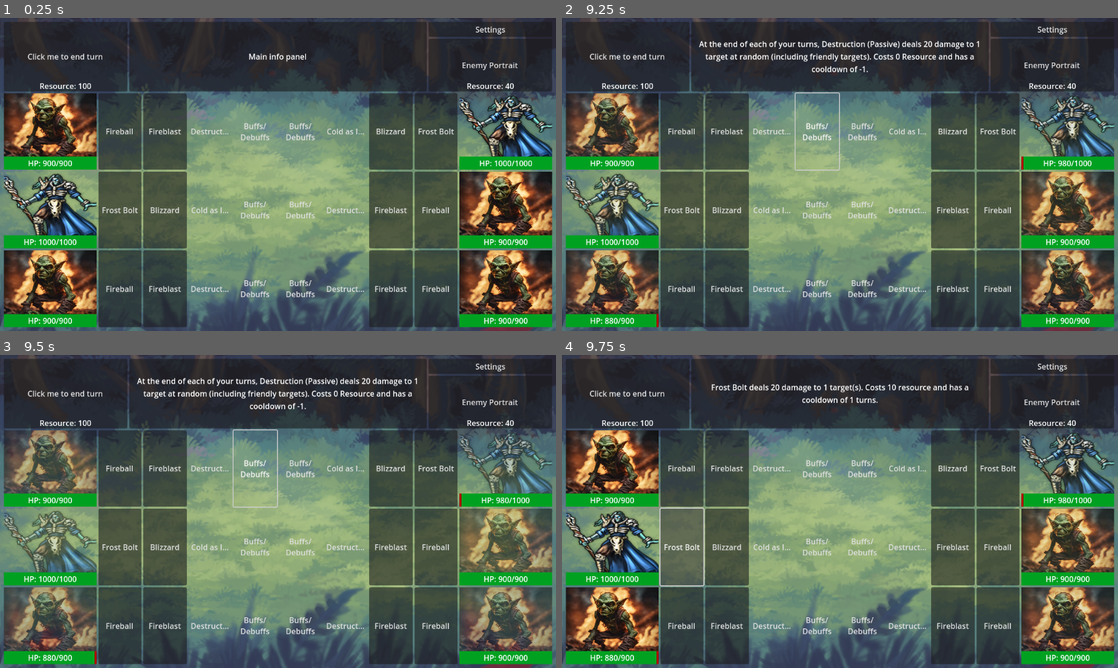
Above: before the commit, frames 1-4 (two rows, left to right).
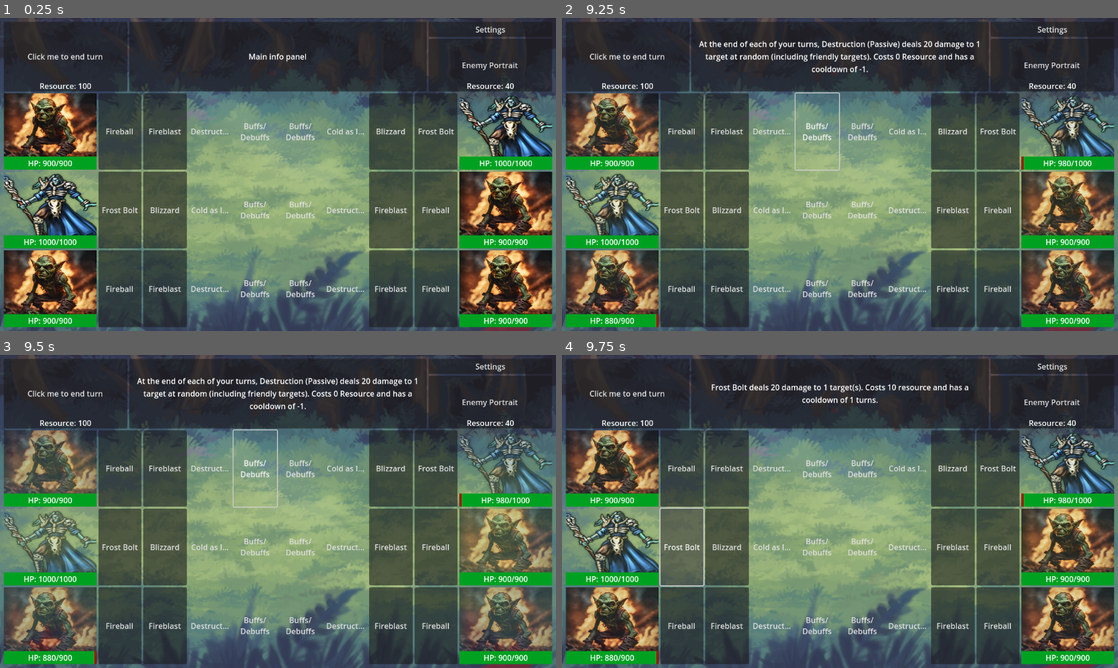
Above: after the commit, the same moments.

Repository: billyquick/arena_game
Game: Godot game, scene res://scenes/battle_level.tscn
Two runs of this game, one before a commit and one after it. Both use one fixed random seed, a clock stepped at 60 frames per second and the inputs below.
Inputs (mouse positions are in pixels of both pictures, inside the frame that each line leads up to):
- Up to frame 1 (0.25 s): no input
- Up to frame 2 (9.25 s): click (612, 130) at 0.5 s; click (612, 208) at 1.25 s; click (612, 287) at 2 s; click (1067, 130) at 2.75 s; click (1067, 208) at 3.5 s; click (1067, 287) at 4.25 s; click "Click me to end turn" at 5 s; click "Enemy Portrait" at 5.75 s; click "Fireball" at 6.5 s; click "Fireblast" at 7.25 s; click "Destruction (Passive)" at 8 s; click "Buffs/ Debuffs" at 8.75 s
- Up to frame 3 (9.5 s): no input
- Up to frame 4 (9.75 s): click "Frost Bolt" at 9.5 s

Frames 1-3 are identical in both runs. In frame 4, 0.8% of the frame differs, in the area x 2-17%, y 24-94%.

Commit message:
Modifier application bug fix
modifiers now correctly apply to only the target

Diff:
--- a/battle.gd
+++ b/battle.gd
@@ -72,7 +72,7 @@
 	if playerResource.consumeResource(selectedAbility.cost, additionalCosts):
 		target.health -= selectedAbility.damage
 		updateHealth(healthbar, target) # TO DO
-		print(character.charName, " used ", selectedAbility.name, " on ", target.charName, ". ", target.charName, "'s health is now ", target.health)
+		print(character.charName, " used ", selectedAbility.abilityName, " on ", target.charName, ". ", target.charName, "'s health is now ", target.health)
 		# apply modifiers
 		if selectedAbility.applies_modifier:
 			# for each modifier the ability applies, create a new one and apply it to the target
--- a/characters/characters.gd
+++ b/characters/characters.gd
@@ -13,10 +13,12 @@
 	self.charName = character.name
 	self.max_health = character.max_health
 	self.health = character.max_health
+	# create ability objects if we want to edit individual character abilities with modifiers
 	for abilities in character.abilities:
 		self.abilities.append(Ability.new(abilities))
 	self.portrait = character.portrait
-	self.modifiers = character.modifiers
+	# characters are a resource, so we need to duplicate modifiers so the reference is new per character
+	self.modifiers = character.modifiers.duplicate()
 
 func add_ability(ability: Ability):
 	abilities.append(ability)
--- a/characters/frost_mage/cold_as_ice_passive.tres
+++ b/characters/frost_mage/cold_as_ice_passive.tres
@@ -13,6 +13,8 @@
 attack_hits = 0
 targets_friendly = false
 targets_enemy = true
+targets_random = false
 is_passive = true
 is_useable = true
-applies_buff = true
+applies_modifier = false
+modifiers = []
--- a/characters/frost_mage/frost_bolt.tres
+++ b/characters/frost_mage/frost_bolt.tres
@@ -12,7 +12,7 @@
 cooldown = 1
 damage = 20
 attack_hits = 1
-targets_friendly = false
+targets_friendly = true
 targets_enemy = true
 targets_random = false
 is_passive = false
